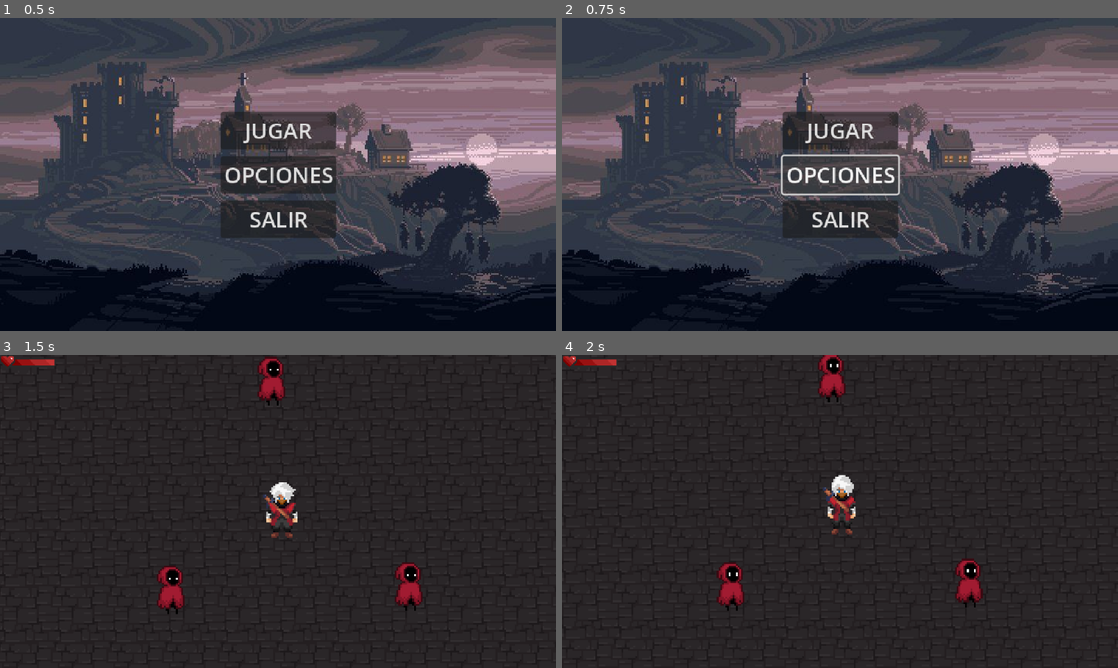
Above: before the commit, frames 1-4 (two rows, left to right).
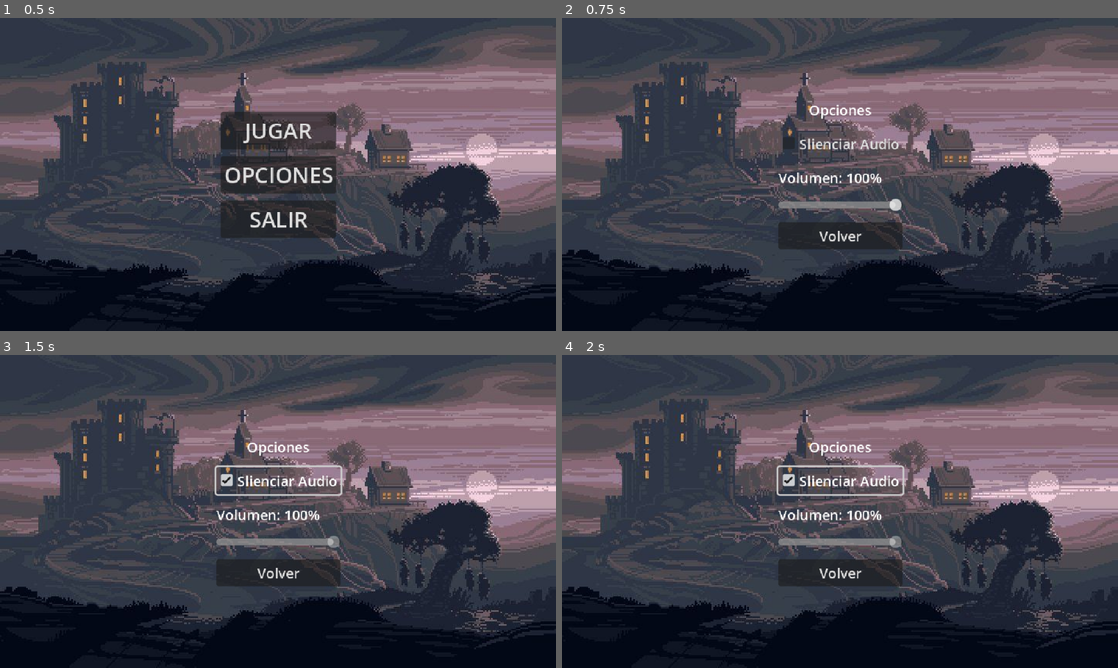
Above: after the commit, the same moments.

Repository: Gato7w7/Caedes_Benedicta
Game: Godot game, scene res://Scenes/menu.tscn
Two runs of this game, one before a commit and one after it. Both use one fixed random seed, a clock stepped at 60 frames per second and the inputs below.
Inputs (mouse positions are in pixels of both pictures, inside the frame that each line leads up to):
- Up to frame 1 (0.5 s): no input
- Up to frame 2 (0.75 s): click "OPCIONES" at 0.5 s
- Up to frame 3 (1.5 s): click (278, 480) at 1.25 s, where only the run after the commit has a clickable "Slienciar Audio"
- Up to frame 4 (2 s): no input

Frame 1 is identical in both runs. In frame 2, 6.0% of the frame differs, in the area x 38-62%, y 27-74%; in frame 3, 88%, in the area x 0-100%, y 0-100%; in frame 4, 88%.

Commit message:
Menu de opciones funcional con volumen

Diff:
--- a/Scenes/enemigo.tscn
+++ b/Scenes/enemigo.tscn
@@ -1,7 +1,8 @@
-[gd_scene load_steps=32 format=3 uid="uid://bcgr0re0co0s1"]
+[gd_scene load_steps=30 format=3 uid="uid://bcgr0re0co0s1"]
 
 [ext_resource type="Texture2D" uid="uid://cujbi7feg2mnq" path="res://Assets/Enemigo.png" id="1_mwaop"]
 [ext_resource type="Script" uid="uid://w7slh4qo4cyw" path="res://Scripts/enemigo.gd" id="1_t4vig"]
+[ext_resource type="AudioStream" uid="uid://cscjrtwasnkfl" path="res://Assets/death-sound-enemy.mp3" id="3_6hm1l"]
 
 [sub_resource type="AtlasTexture" id="AtlasTexture_qt143"]
 atlas = ExtResource("1_mwaop")
@@ -50,18 +51,6 @@
 [sub_resource type="AtlasTexture" id="AtlasTexture_4kvw7"]
 atlas = ExtResource("1_mwaop")
 region = Rect2(32, 0, 32, 32)
-
-[sub_resource type="AtlasTexture" id="AtlasTexture_2ie5q"]
-atlas = ExtResource("1_mwaop")
-region = Rect2(0, 192, 32, 32)
-
-[sub_resource type="AtlasTexture" id="AtlasTexture_vuyf6"]
-atlas = ExtResource("1_mwaop")
-region = Rect2(32, 192, 32, 32)
-
-[sub_resource type="AtlasTexture" id="AtlasTexture_6043i"]
-atlas = ExtResource("1_mwaop")
-region = Rect2(64, 192, 32, 32)
 
 [sub_resource type="AtlasTexture" id="AtlasTexture_p3jwc"]
 atlas = ExtResource("1_mwaop")
@@ -161,20 +150,6 @@
 }, {
 "frames": [{
 "duration": 1.0,
-"texture": SubResource("AtlasTexture_2ie5q")
-}, {
-"duration": 1.0,
-"texture": SubResource("AtlasTexture_vuyf6")
-}, {
-"duration": 1.0,
-"texture": SubResource("AtlasTexture_6043i")
-}],
-"loop": true,
-"name": &"muerte1",
-"speed": 7.0
-}, {
-"frames": [{
-"duration": 1.0,
 "texture": SubResource("AtlasTexture_p3jwc")
 }, {
 "duration": 1.0,
@@ -198,8 +173,8 @@
 "duration": 1.0,
 "texture": SubResource("AtlasTexture_f0wvv")
 }],
-"loop": true,
-"name": &"muerte2",
+"loop": false,
+"name": &"muerte",
 "speed": 7.0
 }, {
 "frames": [{
@@ -229,10 +204,15 @@
 
 [node name="AnimatedSprite2D" type="AnimatedSprite2D" parent="."]
 sprite_frames = SubResource("SpriteFrames_ushq4")
-animation = &"walk"
+animation = &"muerte"
 autoplay = "idle"
-frame_progress = 0.031126969
+frame = 7
+frame_progress = 1.0
 
 [node name="CollisionShape2D" type="CollisionShape2D" parent="." groups=["enemigos"]]
 position = Vector2(-1, 1)
 shape = SubResource("RectangleShape2D_mwaop")
+
+[node name="DeathSound" type="AudioStreamPlayer2D" parent="."]
+stream = ExtResource("3_6hm1l")
+volume_db = -7.755
--- a/Scenes/jugador.tscn
+++ b/Scenes/jugador.tscn
@@ -13,6 +13,7 @@
 [ext_resource type="Texture2D" uid="uid://1d6criw8u8af" path="res://Assets/Personaje/run_down_mod.png" id="10_fr03m"]
 [ext_resource type="Texture2D" uid="uid://2bqa7h5o57m2" path="res://Assets/Personaje/run_side_mod.png" id="11_fr03m"]
 [ext_resource type="Texture2D" uid="uid://dtsi54yf5ped1" path="res://Assets/Personaje/run_up_mod.png" id="12_yy7ku"]
+[ext_resource type="AudioStream" uid="uid://5musq36miwkn" path="res://Assets/sword-sound-260274.mp3" id="14_1bknw"]
 
 [sub_resource type="AtlasTexture" id="AtlasTexture_bkffa"]
 atlas = ExtResource("2_aknpy")
@@ -824,3 +825,7 @@
 [node name="HitboxShape" type="CollisionShape2D" parent="HitboxArea"]
 position = Vector2(3, 27)
 shape = SubResource("RectangleShape2D_aknpy")
+
+[node name="AttackSound" type="AudioStreamPlayer2D" parent="."]
+stream = ExtResource("14_1bknw")
+volume_db = -10.12
--- /dev/null
+++ b/Scenes/opciones.tscn
@@ -0,0 +1,70 @@
+[gd_scene load_steps=4 format=3 uid="uid://bi5cavnd4r0np"]
+
+[ext_resource type="Script" uid="uid://b6xbg6agb3a2t" path="res://Scripts/options_menu.gd" id="1_o14iw"]
+[ext_resource type="Texture2D" uid="uid://0247ghib8kpu" path="res://Assets/Escenario/backmenu.jpg" id="1_vck7s"]
+[ext_resource type="AudioStream" uid="uid://dr2wafaulo7b3" path="res://Assets/Songs/menu.mp3" id="3_3hjeq"]
+
+[node name="Opciones" type="Control"]
+layout_mode = 3
+anchors_preset = 15
+anchor_right = 1.0
+anchor_bottom = 1.0
+grow_horizontal = 2
+grow_vertical = 2
+script = ExtResource("1_o14iw")
+
+[node name="TextureRect" type="TextureRect" parent="."]
+layout_mode = 1
+anchors_preset = 15
+anchor_right = 1.0
+anchor_bottom = 1.0
+grow_horizontal = 2
+grow_vertical = 2
+texture = ExtResource("1_vck7s")
+expand_mode = 1
+
+[node name="MarginContainer" type="MarginContainer" parent="."]
+layout_mode = 1
+anchors_preset = 8
+anchor_left = 0.5
+anchor_top = 0.5
+anchor_right = 0.5
+anchor_bottom = 0.5
+offset_left = -71.5
+offset_top = -70.0
+offset_right = 71.5
+offset_bottom = 70.0
+grow_horizontal = 2
+grow_vertical = 2
+
+[node name="VBoxContainer" type="VBoxContainer" parent="MarginContainer"]
+layout_mode = 2
+theme_override_constants/separation = 12
+
+[node name="Label" type="Label" parent="MarginContainer/VBoxContainer"]
+layout_mode = 2
+text = "Opciones"
+horizontal_alignment = 1
+
+[node name="MuteCheckBox" type="CheckBox" parent="MarginContainer/VBoxContainer"]
+layout_mode = 2
+text = "Slienciar Audio"
+
+[node name="VolumeLabel" type="Label" parent="MarginContainer/VBoxContainer"]
+layout_mode = 2
+text = "Volumen 100%"
+
+[node name="VolumeSlider" type="HSlider" parent="MarginContainer/VBoxContainer"]
+layout_mode = 2
+value = 100.0
+
+[node name="BackButton" type="Button" parent="MarginContainer/VBoxContainer"]
+layout_mode = 2
+text = "Volver"
+
+[node name="AudioStreamPlayer2D" type="AudioStreamPlayer2D" parent="."]
+stream = ExtResource("3_3hjeq")
+volume_db = -5.293
+autoplay = true
+
+[connection signal="pressed" from="MarginContainer/VBoxContainer/BackButton" to="." method="_on_back_button_pressed"]
--- a/Scripts/enemigo.gd
+++ b/Scripts/enemigo.gd
@@ -1,17 +1,26 @@
 extends CharacterBody2D
 
 @onready var sprite: AnimatedSprite2D = $AnimatedSprite2D
+@onready var death_sound: AudioStreamPlayer2D = $DeathSound  # ← AGREGAR
 
 # === VARIABLES DE VIDA ===
 var max_health = 50.0
 var current_health = 50.0
+var is_dying = false  # Para evitar morir múltiples veces
 
 func _ready() -> void:
 	sprite.play("idle")
-	add_to_group("enemigos")  # Asegurarse de estar en el grupo
+	add_to_group("enemigos")
+
+	# Conectar la señal de animación terminada
+	sprite.animation_finished.connect(_on_animation_finished)
 
 # Función para recibir daño
 func take_damage(amount: float) -> void:
+	# No recibir daño si ya está muriendo
+	if is_dying:
+		return
+
 	current_health -= amount
 	print("Enemigo recibió ", amount, " de daño. Vida restante: ", current_health)
 
@@ -24,5 +33,27 @@
 		die()
 
 func die() -> void:
+	if is_dying:
+		return  # Evitar ejecutar la muerte múltiples veces
+
+	is_dying = true
 	print("¡Enemigo eliminado!")
-	queue_free()
+	death_sound.play()
+
+
+	# Desactivar colisión para que el jugador pueda atravesarlo
+	$CollisionShape2D.set_deferred("disabled", true)
+
+	# Sacar del grupo de enemigos para que no reciba más daño
+	remove_from_group("enemigos")
+
+	# Reproducir animación de muerte
+	sprite.play("muerte")
+
+	# La escena se eliminará cuando termine la animación
+
+# Función que se ejecuta cuando termina una animación
+func _on_animation_finished() -> void:
+	# Si terminó la animación de muerte, eliminar el enemigo
+	if sprite.animation == "muerte":
+		queue_free()
--- a/Scripts/jugador.gd
+++ b/Scripts/jugador.gd
@@ -4,6 +4,7 @@
 @onready var sprite: AnimatedSprite2D = $AnimatedSprite2D
 @onready var hitbox_area: Area2D = $HitboxArea
 @onready var hitbox_shape: CollisionShape2D = $HitboxArea/HitboxShape
+@onready var attack_sound: AudioStreamPlayer2D = $AttackSound  # ← AGREGAR
 
 var last_direction := "down"
 var can_take_damage := true
@@ -106,6 +107,15 @@
 		"side":
 			sprite.play("attack_side")
 
+		# PRIMER SLASH - Reproducir sonido y activar hitbox
+	attack_sound.play()  # ← PRIMER SONIDO
+	await get_tree().create_timer(0.1).timeout
+	enable_hitbox()
+
+	# SEGUNDO SLASH - Reproducir sonido nuevamente
+	await get_tree().create_timer(0.2).timeout  # Tiempo entre slashes
+	attack_sound.play()  # ← SEGUNDO SONIDO
+
 	# Activar hitbox después de unos frames (cuando el swing empieza)
 	await get_tree().create_timer(0.1).timeout
 	enable_hitbox()
--- a/Scripts/menu.gd
+++ b/Scripts/menu.gd
@@ -6,7 +6,7 @@
 	get_tree().change_scene_to_file("res://Scenes/game.tscn")
 
 func _on_options_pressed() -> void:
-	pass # Replace with function body.
+	get_tree().change_scene_to_file("res://Scenes/opciones.tscn")
 
 func _on_quit_pressed() -> void:
 	get_tree().quit()
--- /dev/null
+++ b/Scripts/options_menu.gd
@@ -0,0 +1,85 @@
+extends Control
+
+@onready var mute_checkbox: CheckBox = $MarginContainer/VBoxContainer/MuteCheckBox
+@onready var volume_slider: HSlider = $MarginContainer/VBoxContainer/VolumeSlider
+@onready var volume_label: Label = $MarginContainer/VBoxContainer/VolumeLabel
+@onready var back_button: Button = $MarginContainer/VBoxContainer/BackButton
+
+# Índices de los buses de audio
+const MASTER_BUS = 0
+
+func _ready() -> void:
+	# Cargar configuración guardada
+	load_audio_settings()
+
+	# Conectar señales
+	mute_checkbox.toggled.connect(_on_mute_toggled)
+	volume_slider.value_changed.connect(_on_volume_changed)
+	back_button.pressed.connect(_on_back_pressed)
+
+	# Actualizar estado inicial
+	_update_volume_slider_state()
+	_update_volume_label()
+
+func _on_mute_toggled(is_muted: bool) -> void:
+	# Mutear o desmutear el audio
+	AudioServer.set_bus_mute(MASTER_BUS, is_muted)
+
+	# Habilitar/deshabilitar el slider
+	_update_volume_slider_state()
+
+	# Guardar configuración
+	save_audio_settings()
+
+func _on_volume_changed(value: float) -> void:
+	# Convertir el valor del slider (0-100) a decibelios
+	# -80 dB es esencialmente silencio, 0 dB es volumen máximo
+	var db = linear_to_db(value / 100.0)
+	AudioServer.set_bus_volume_db(MASTER_BUS, db)
+
+	# Actualizar etiqueta
+	_update_volume_label()
+
+	# Guardar configuración
+	save_audio_settings()
+
+func _update_volume_slider_state() -> void:
+	# Deshabilitar slider si está muteado
+	volume_slider.editable = not mute_checkbox.button_pressed
+
+func _update_volume_label() -> void:
+	# Mostrar el volumen como porcentaje
+	volume_label.text = "Volumen: %d%%" % int(volume_slider.value)
+
+func _on_back_pressed() -> void:
+	# Volver al menú principal
+	get_tree().change_scene_to_file("res://Scenes/menu.tscn")
+
+func save_audio_settings() -> void:
+	var config = ConfigFile.new()
+
+	config.set_value("audio", "muted", mute_checkbox.button_pressed)
+	config.set_value("audio", "volume", volume_slider.value)
+
+	config.save("user://audio_settings.cfg")
+
+func load_audio_settings() -> void:
+	var config = ConfigFile.new()
+	var err = config.load("user://audio_settings.cfg")
+
+	if err == OK:
+		# Cargar valores guardados
+		var is_muted = config.get_value("audio", "muted", false)
+		var volume = config.get_value("audio", "volume", 100.0)
+
+		mute_checkbox.button_pressed = is_muted
+		volume_slider.value = volume
+
+		# Aplicar configuración
+		AudioServer.set_bus_mute(MASTER_BUS, is_muted)
+		var db = linear_to_db(volume / 100.0)
+		AudioServer.set_bus_volume_db(MASTER_BUS, db)
+	else:
+		# Valores por defecto
+		mute_checkbox.button_pressed = false
+		volume_slider.value = 100.0
Not shown, added: Assets/death-sound-enemy.mp3.import
Not shown, added: Assets/sword-sound-260274.mp3.import
Not shown: 1 places in Scenes/jugador.tscn that only renumber resources
Not shown, added: Scripts/options_menu.gd.uid
Not shown, added: Assets/death-sound-enemy.mp3
Not shown, added: Assets/sword-sound-260274.mp3
